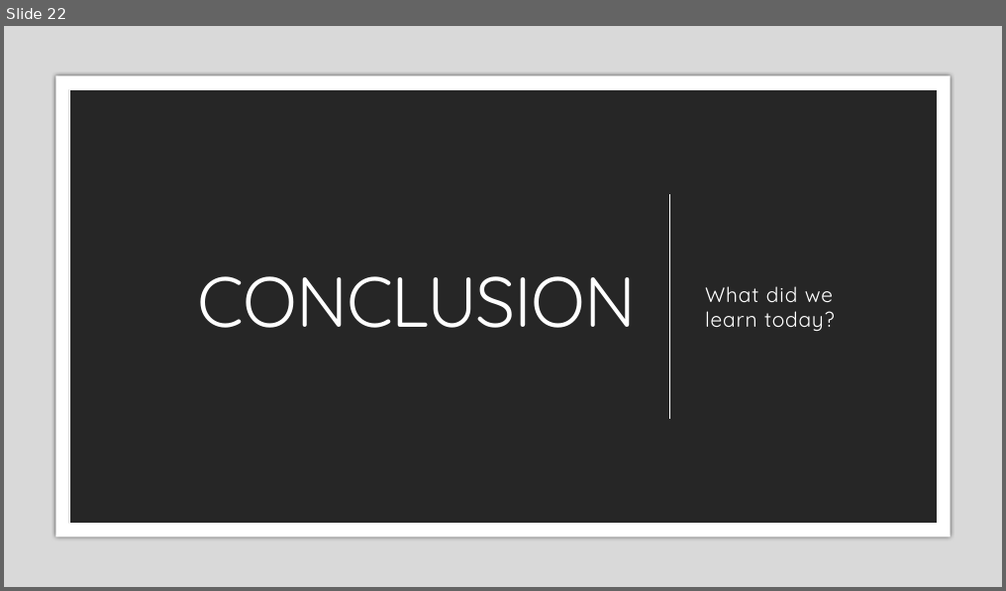
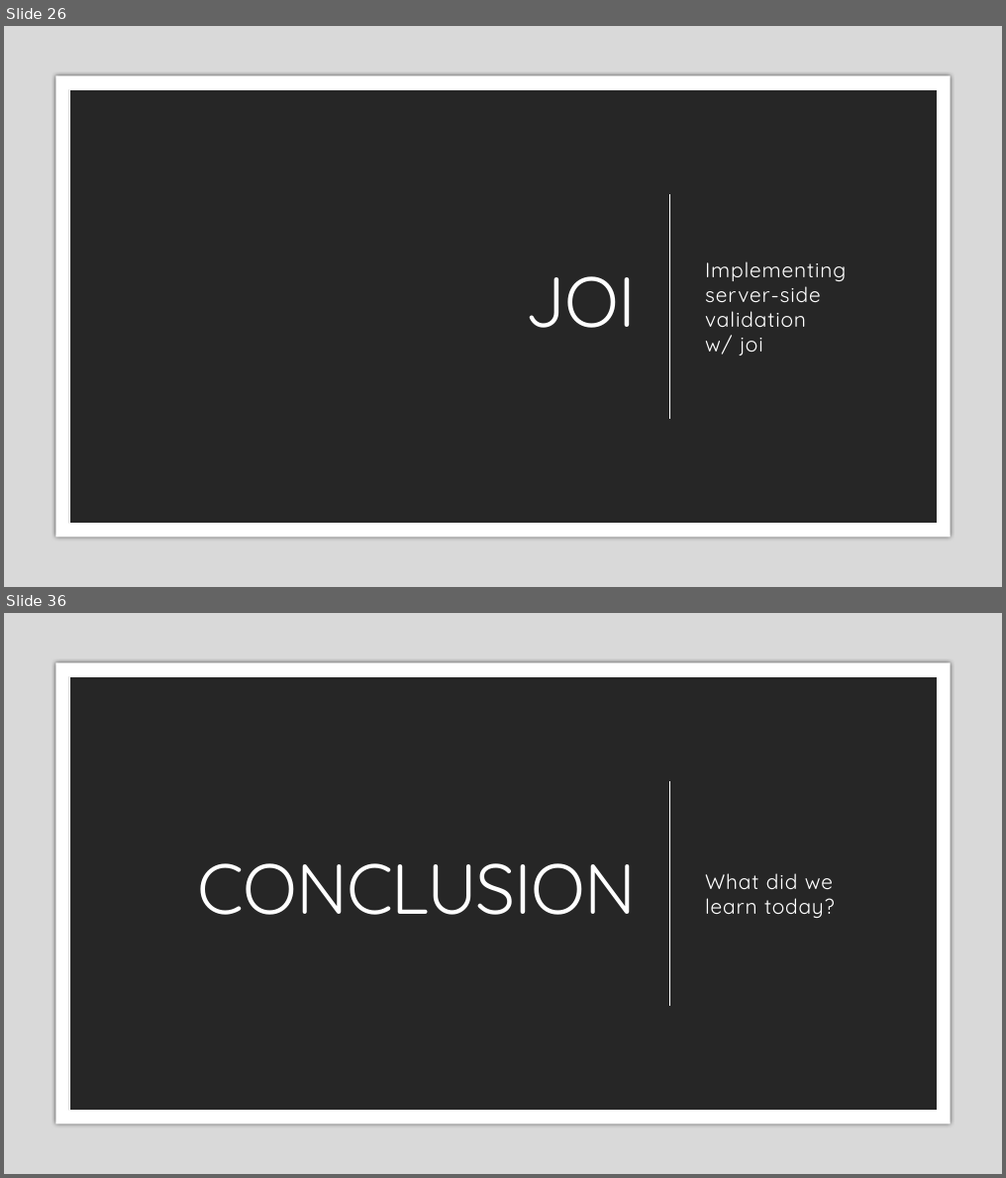
Before and after one commit to zackstotts/base-node-curriculum, a slide deck: unit_03/slides/02 MongoDB & Node.pptx. Shown one above the other, each under a label of ours: slide 22 before the commit, slides 26 and 36 after it; the slides between them are not shown. The pictures are 1006x591 and 1006x1178 pixels, drawn with LibreOffice and Linux fonts; fonts in the diff are those of the drawing. Boxes give left, top, right and bottom in pixels: in the first picture for what was removed or moved away, otherwise in the second. Text is boxed around its words. In the diff, an @@ line names an element or a change of style, - is before the commit and + after.

```diff
--- a/unit_03/slides/02 MongoDB & Node.pptx
+++ b/unit_03/slides/02 MongoDB & Node.pptx
@@ slide 26 added at (4,26,1002,587), background #000000 @@
@@ rectangle added at (4,26,1002,587), fill #D9D9D9 @@
@@ rectangle added at (55,76,950,537), fill #FFFFFF @@
@@ rectangle added at (69,89,937,524), fill #262626, outline #FFFFFF 0.5 pt @@
@@ rectangle added at (111,130,895,482), fill #000000 @@
@@ line added from (669, 194) to (669, 419), #FFFFFF 1 pt @@
@@ text added at (705,262,846,356), 20 pt, text #FFFFFF @@
+Implementing server-side validation
+w/ joi
@@ title added at (526,276,636,328), 68 pt, text #FFFFFF @@
+JOI
@@ what was slide 22 is now slide 36 @@
```
Also in this commit, not shown: 7 slides changed, 14 other slides added, 1 slide removed.
